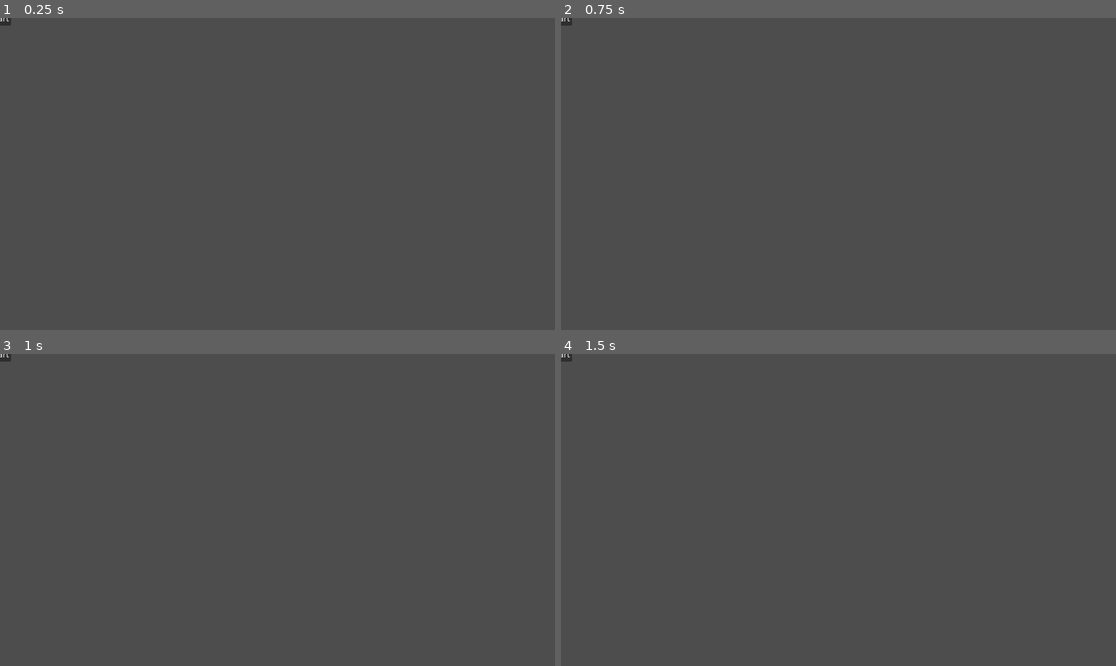
Above: before the commit, frames 1-4 (two rows, left to right).
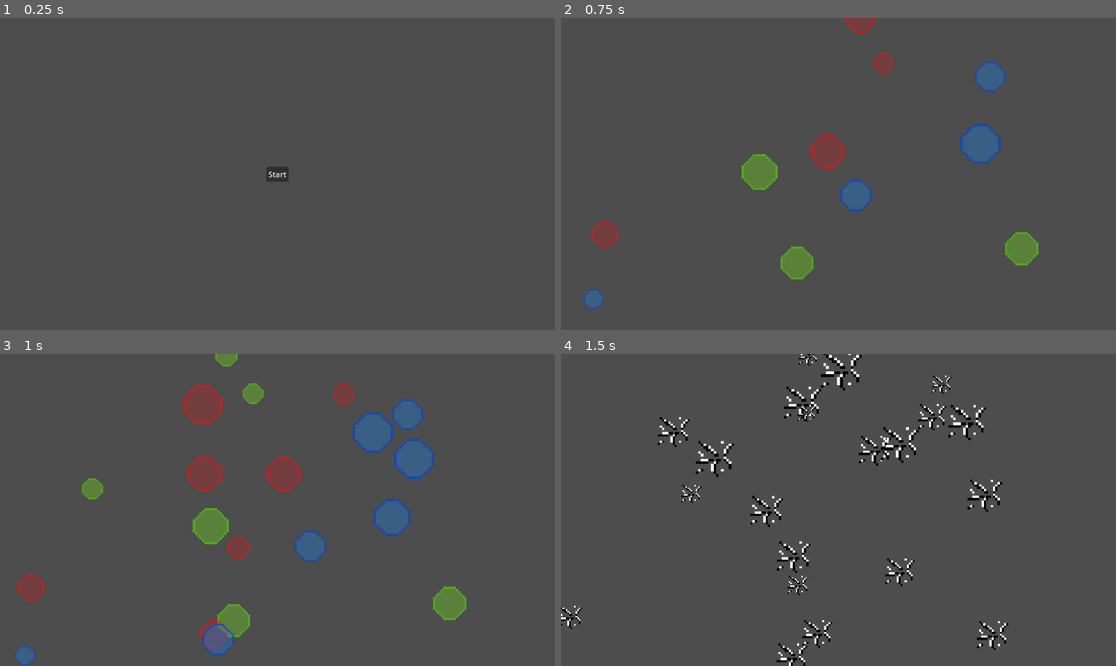
Above: after the commit, the same moments.

Repository: PavloPol/FirstMobileTest
Game: Godot game, scene res://main.tscn
Two runs of this game, one before a commit and one after it. Both use one fixed random seed, a clock stepped at 60 frames per second and the inputs below.
Inputs (mouse positions are in pixels of both pictures, inside the frame that each line leads up to):
- Up to frame 1 (0.25 s): no input
- Up to frame 2 (0.75 s): click (838, 174) at 0.5 s, where only the run after the commit has a clickable "Start"
- Up to frame 3 (1 s): no input
- Up to frame 4 (1.5 s): move the mouse to (960, 494) at 1.27 s; click (960, 494) at 1.42 s

The runs differ from the first frame. In frame 1, 0.2% of the frame differs, in the area x 0-52%, y 0-53%; in frame 2, 4.6%; in frame 3, 8.2%, in the area x 0-85%, y 0-100%; in frame 4, 3.2%.

Commit message:
add script to start game and spawn bubles

Diff:
--- a/Bubles/buble.gd
+++ b/Bubles/buble.gd
@@ -4,6 +4,7 @@
 @onready var buble_sprite: Sprite2D = get_node("Sprite2D")
 @onready var death_sprite: Sprite2D = get_node("Death")
 @onready var death_timer: Timer = get_node("Timer")
+@onready var screen_size = get_viewport().size
 
 @export var move_speed = 3
 var direction
@@ -22,6 +23,8 @@
 # Called every frame. 'delta' is the elapsed time since the previous frame.
 func _process(delta):
 	position += move_speed*direction
+	if(position.x > screen_size.x or position.x < 0 or position.y > screen_size.y or position.y < 0):
+		queue_free()
 
 
 func _input(event):
--- /dev/null
+++ b/main.gd
@@ -0,0 +1,30 @@
+extends Node2D
+
+
+@onready var HUD: CanvasLayer = get_node("HUD")
+@onready var bubles: Node2D = get_node("Bubles")
+@onready var screen_size = get_viewport().size
+const BUBLES: Array = [
+	preload("res://Bubles/buble_blue.tscn"),
+	preload("res://Bubles/buble_red.tscn"),
+	preload("res://Bubles/buble_green.tscn")]
+
+
+# Called when the node enters the scene tree for the first time.
+func _ready():
+	set_process(false)
+
+
+# Called every frame. 'delta' is the elapsed time since the previous frame.
+func _process(delta):
+	if(bubles.get_child_count() <= 20):
+		var random_x = randi() % screen_size.x
+		var random_y = randi() % screen_size.y
+		var buble = BUBLES[randi() % BUBLES.size()].instantiate()
+		buble.position = Vector2(random_x, random_y)
+		bubles.add_child(buble)
+
+
+func _on_start_button_pressed():
+	HUD.visible = false
+	set_process(true)
--- a/main.tscn
+++ b/main.tscn
@@ -1,8 +1,13 @@
-[gd_scene format=3 uid="uid://c2bbtcil0inhh"]
+[gd_scene load_steps=2 format=3 uid="uid://c2bbtcil0inhh"]
+
+[ext_resource type="Script" path="res://main.gd" id="1_mpyx0"]
 
 [node name="Main" type="Node2D"]
+script = ExtResource("1_mpyx0")
 
-[node name="Button" type="Button" parent="."]
+[node name="HUD" type="CanvasLayer" parent="."]
+
+[node name="StartButton" type="Button" parent="HUD"]
 anchors_preset = 8
 anchor_left = 0.5
 anchor_top = 0.5
@@ -17,3 +22,7 @@
 size_flags_horizontal = 4
 size_flags_vertical = 4
 text = "Start"
+
+[node name="Bubles" type="Node2D" parent="."]
+
+[connection signal="pressed" from="HUD/StartButton" to="." method="_on_start_button_pressed"]
